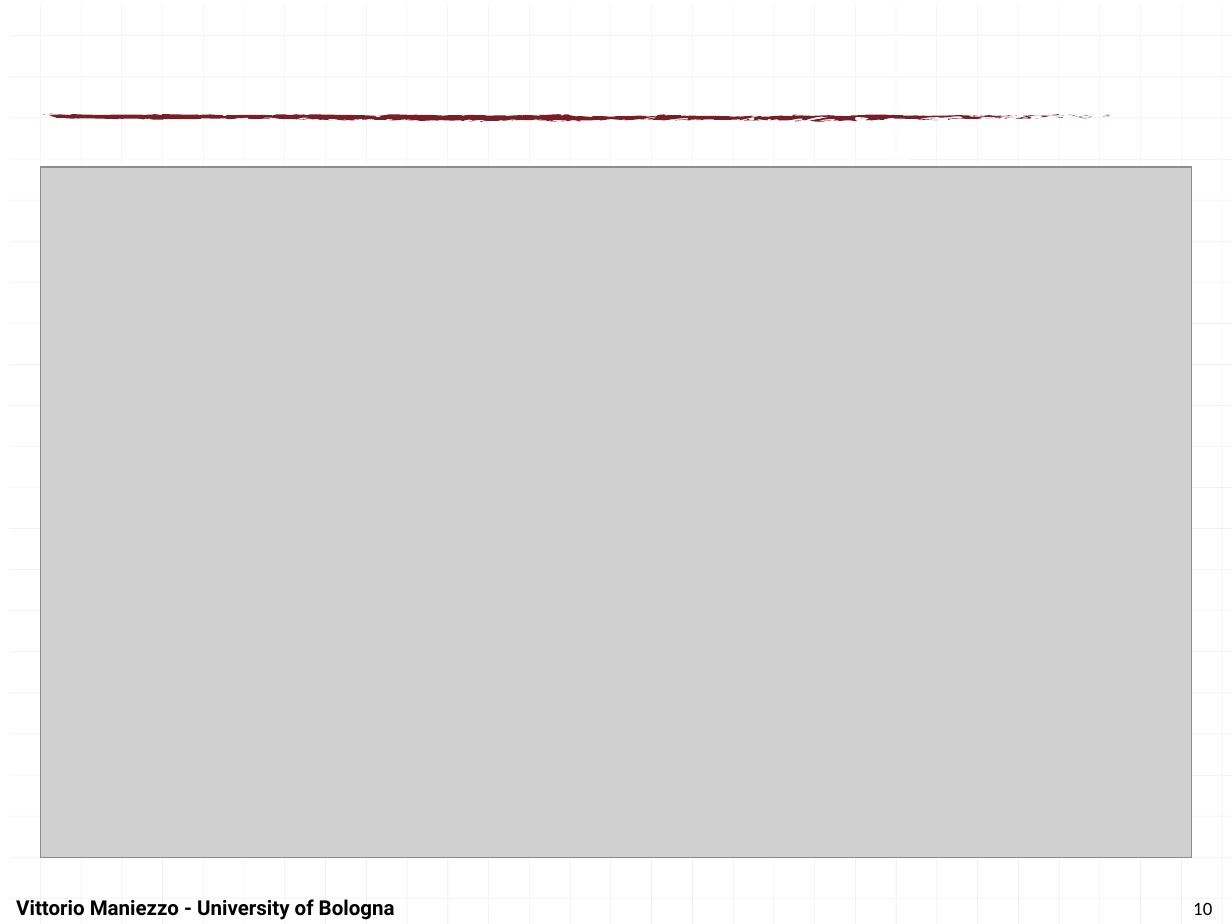
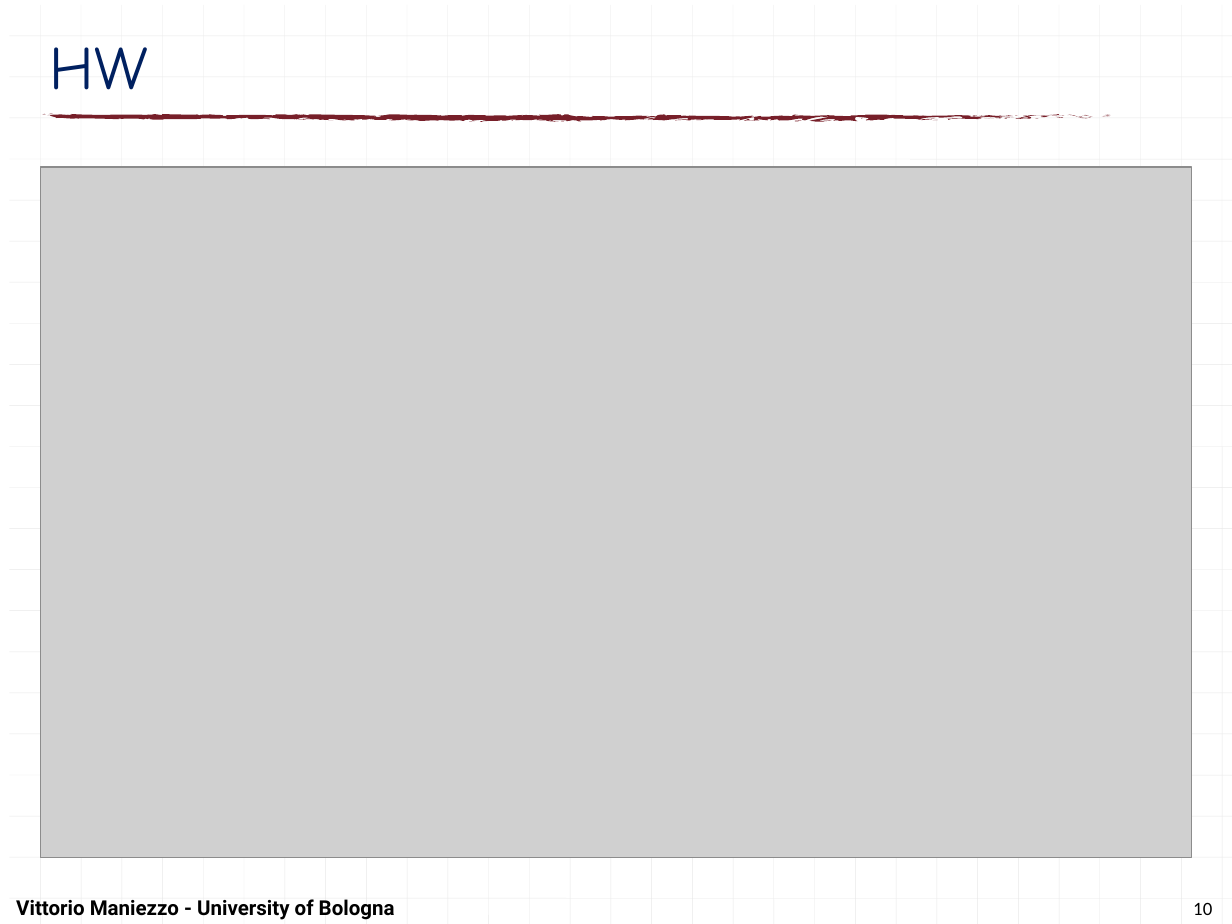
Before and after one commit to maniezzo/segmentation, a slide deck: slide 10 of doc/IOCFC26/forecastSegmentation.pptx. Drawn at 1232x924 pixels with LibreOffice and Linux fonts; fonts in the diff are those of the drawing; grey boxes stand for pictures. Boxes give left, top, right and bottom in pixels: in the first picture for what was removed or moved away, otherwise in the second. Text is boxed around its words. In the diff, an @@ line names an element or a change of style, - is before the commit and + after.

```diff
--- a/doc/IOCFC26/forecastSegmentation.pptx
+++ b/doc/IOCFC26/forecastSegmentation.pptx
@@ title added at bbox=[50, 47, 148, 90], 36 pt, text #002060 @@
+HW
```
Also in this commit, not shown: 9 other slides changed, 12 other files.
